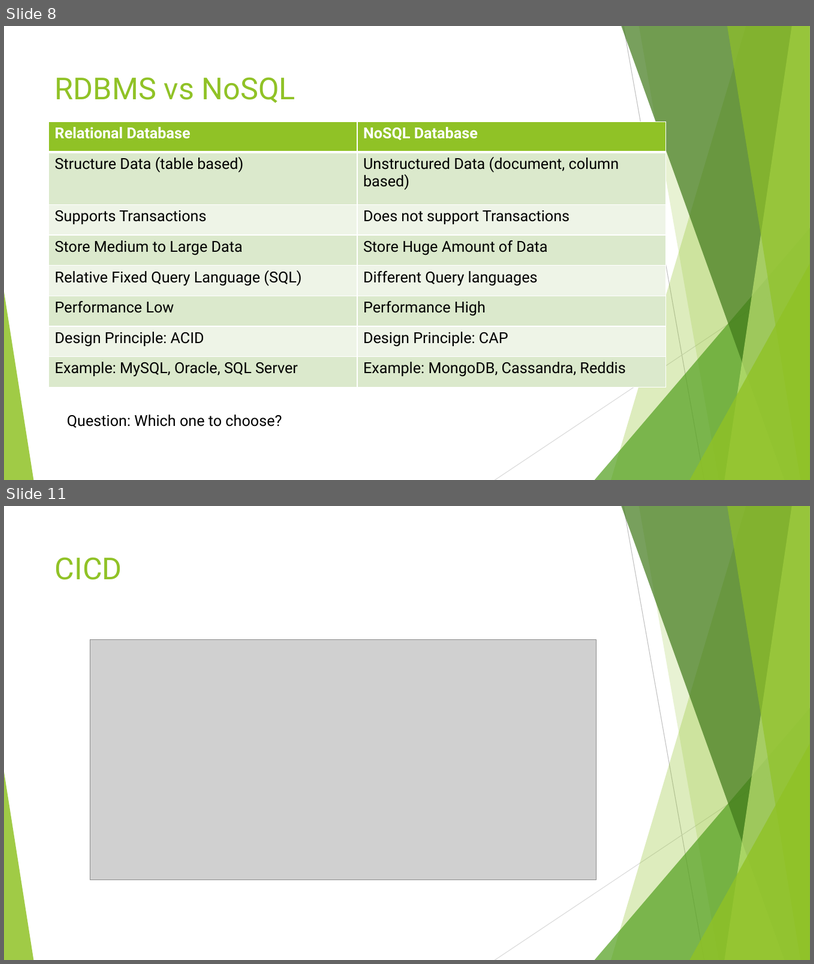
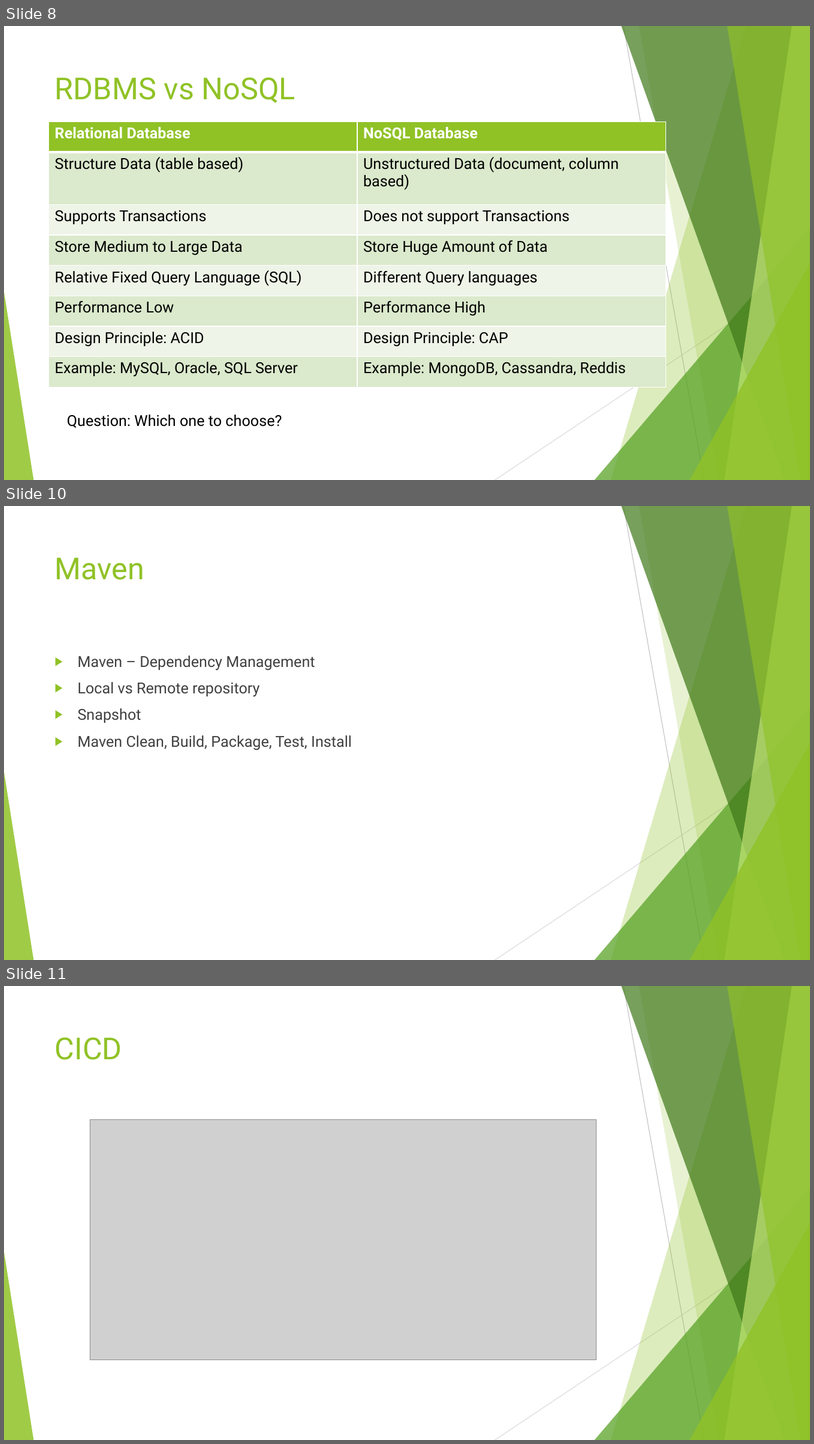
Before and after one commit to liqichen168/Course-May-2019, a slide deck: powerpoints/2_J2EE.pptx. Shown one above the other, each under a label of ours: slides 8 and 11 before the commit, slides 8, 10 and 11 after it; the slides between them are not shown. The pictures are 814x964 and 814x1444 pixels, drawn with LibreOffice and Linux fonts; fonts in the diff are those of the drawing; grey boxes stand for pictures. Boxes give left, top, right and bottom in pixels: in the first picture for what was removed or moved away, otherwise in the second. Text is boxed around its words. In the diff, an @@ line names an element or a change of style, - is before the commit and + after.

```diff
--- a/powerpoints/2_J2EE.pptx
+++ b/powerpoints/2_J2EE.pptx
@@ slide 10 added at (4,506,810,960), background #FFFFFF; not listed: 10 template elements that a slide beside it also shows @@
@@ title added at (55,558,145,580), 36 pt, text #90C226 @@
+Maven
@@ text added at (78,655,352,750), 18 pt, text #404040 @@
+▶ Maven – Dependency Management
+▶ Local vs Remote repository
+▶ Snapshot
+▶ Maven Clean, Build, Package, Test, Install
```
Also in this commit, not shown: 3 slides changed, 1 other slide added, 5 slides removed, 3 other files.
